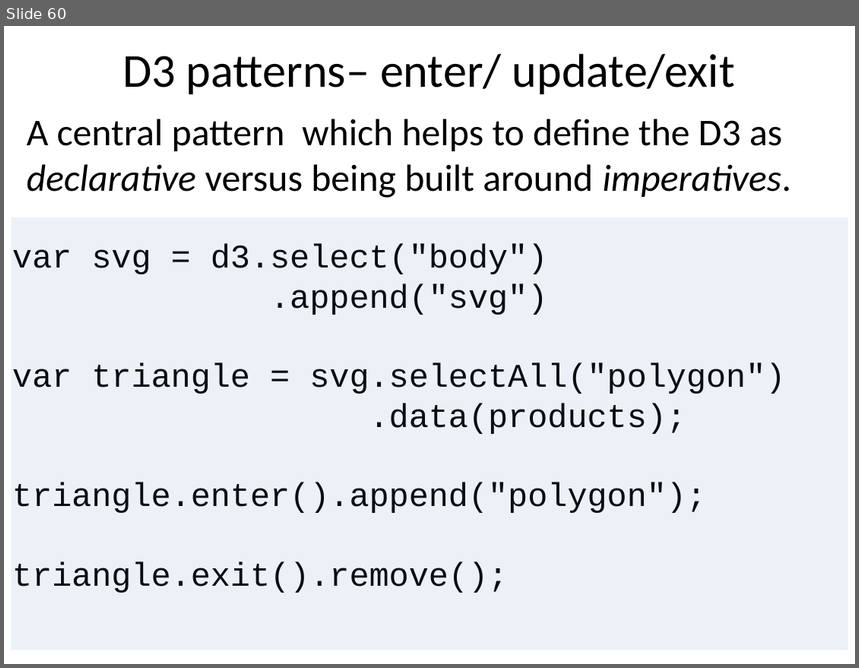
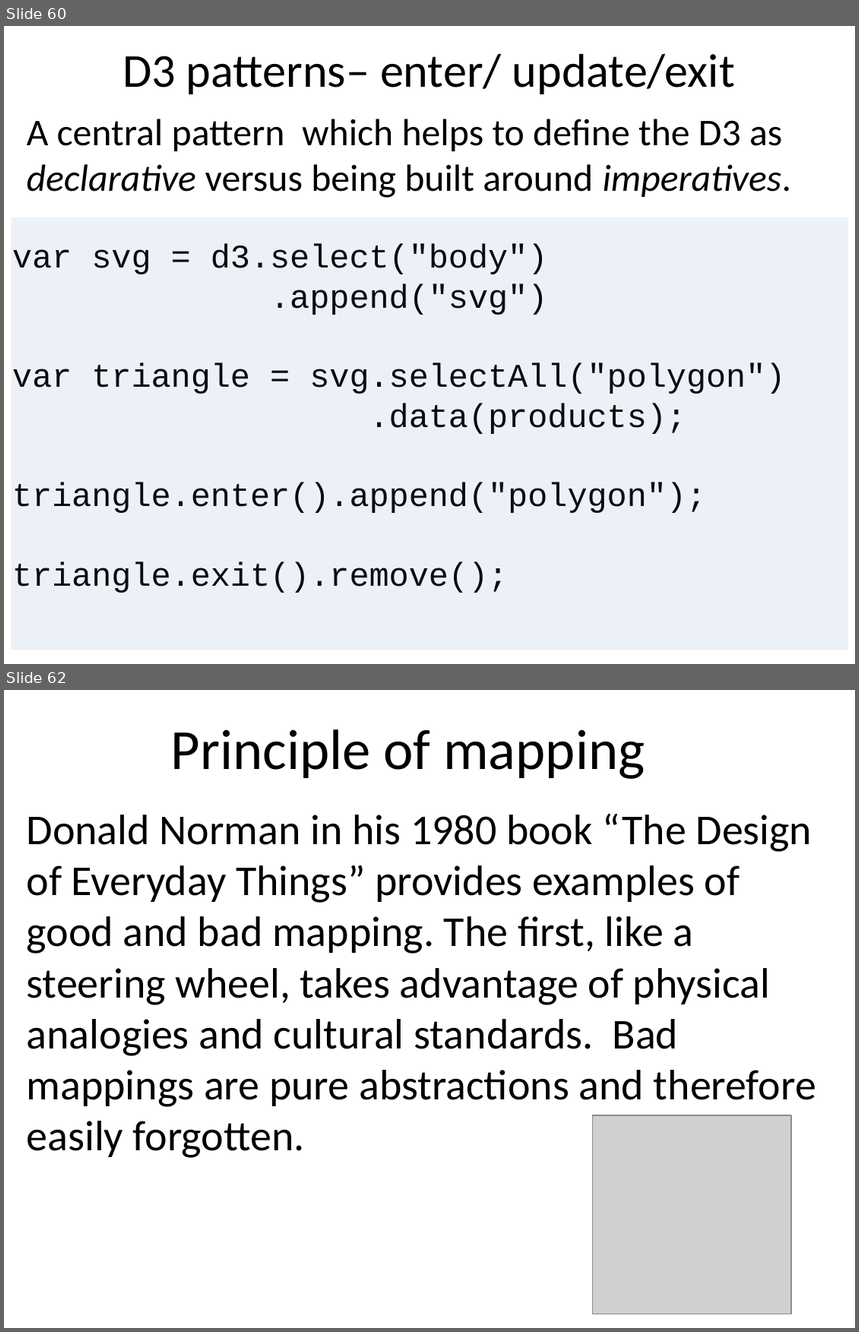
Before and after one commit to benralexander/lv, a slide deck: myD3_latest_c.ppt. Shown one above the other, each under a label of ours: slide 60 before the commit, slides 60 and 62 after it; the slides between them are not shown. The pictures are 859x668 and 859x1332 pixels, drawn with LibreOffice and Linux fonts; fonts in the diff are those of the drawing; grey boxes stand for pictures. Boxes give left, top, right and bottom in pixels: in the first picture for what was removed or moved away, otherwise in the second. Text is boxed around its words. In the diff, an @@ line names an element or a change of style, - is before the commit and + after.

```diff
--- a/myD3_latest_c.ppt
+++ b/myD3_latest_c.ppt
@@ slide 62 added at [4, 690, 855, 1328], background #FFFFFF @@
@@ title added at [171, 730, 645, 779], 48 pt, text #000000 @@
+Principle of mapping
@@ text added at [27, 813, 816, 1158], 36 pt, text #000000 @@
+Donald Norman in his 1980 book “The Design of Everyday Things” provides examples of good and bad mapping. The first, like a steering wheel, takes advantage of physical analogies and cultural standards. Bad mappings are pure abstractions and therefore easily forgotten.
@@ picture added at [593, 1116, 791, 1314] @@
```
Also in this commit, not shown: 3 slides changed.
